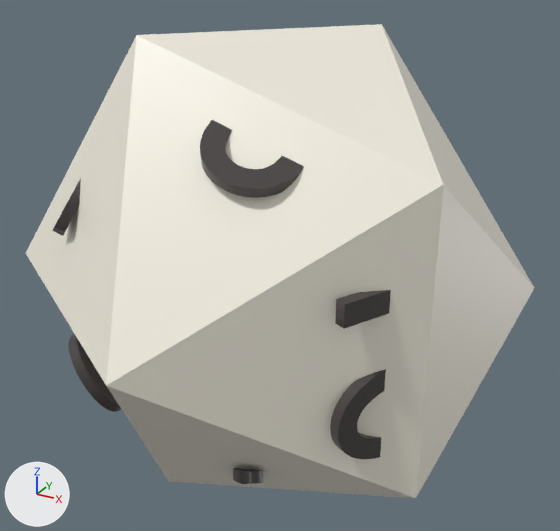
A saved change to the glTF model priv/assets/d10.glb.
The view is the same before and after, from a 50 mm lens placed at (1.371, -2.389, 1.225), pointed at (0.04, 0.03, 0.015). Every picture has the same lights, and +X, +Y and +Z are marked at lower left. The older version comes first. Where no turn or scale is listed for an object, it has been applied to the vertices. Vertices at exactly the same position are counted once.

The scene before the commit, as lines of its bpy script (objects in view):
```python
ob_d10 = bpy.data.objects.new('d10', me_d10_mesh)
ob_d10.location = (0.0, 0.0, 0.0)
ob_d10_numeral_1 = bpy.data.objects.new('d10_numeral_1', me_text)
ob_d10_numeral_1.location = (0.543, 0.346, 0.394)
ob_d10_numeral_10 = bpy.data.objects.new('d10_numeral_10', me_text_009)
ob_d10_numeral_10.location = (0.671, -0.346, 0.0)
ob_d10_numeral_6 = bpy.data.objects.new('d10_numeral_6', me_text_005)
ob_d10_numeral_6.location = (0.207, -0.346, 0.638)
ob_d10_numeral_7 = bpy.data.objects.new('d10_numeral_7', me_text_006)
ob_d10_numeral_7.location = (-0.543, -0.346, 0.394)
ob_d10_numeral_8 = bpy.data.objects.new('d10_numeral_8', me_text_007)
ob_d10_numeral_8.location = (-0.543, -0.346, -0.394)
ob_d10_numeral_9 = bpy.data.objects.new('d10_numeral_9', me_text_008)
ob_d10_numeral_9.location = (0.207, -0.346, -0.638)
```
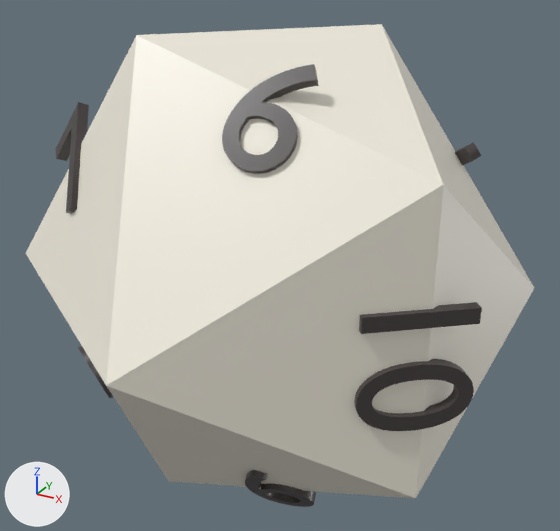
Where the newer file only moved an object's origin or applied its transform, the numbers keep the older frame.

What changed in the scene script:
```text
Change me_text:
    remove me_text.from_pydata(...)  # 8 vertices, 12 faces; spans x -0.15..0.127, y -0.222..0.281, z -0.125..0.106
    add me_text.from_pydata(...)  # 8 vertices, 12 faces; spans x -0.122..0.167, y -0.095..0.171, z -0.099..0.131
    me_text part 1
    me_text.vertices[0].co: (0.081, -0.204, 0.106) -> (0.135, -0.064, 0.131)  # not seen -> pixel (473, 142)
    me_text.vertices[1].co: (-0.122, 0.281, -0.041) -> (-0.101, 0.171, -0.041)
    me_text.vertices[2].co: (-0.075, 0.281, -0.104) -> (-0.07, 0.171, -0.085)
    me_text.vertices[3].co: (0.127, -0.204, 0.043) -> (0.167, -0.064, 0.087)  # not seen -> pixel (481, 155)
    me_text.vertices[4].co: (0.052, -0.222, 0.085) -> (0.115, -0.095, 0.116)  # not seen -> pixel (465, 147)
    me_text.vertices[5].co: (-0.15, 0.262, -0.062) -> (-0.122, 0.14, -0.056)
    me_text.vertices[6].co: (-0.104, 0.262, -0.125) -> (-0.09, 0.14, -0.099)
    me_text.vertices[7].co: (0.098, -0.222, 0.022) -> (0.147, -0.095, 0.072)  # not seen -> pixel (472, 160)
Change me_text_005:
    remove me_text_005.from_pydata(...)  # 242 vertices, 484 faces; spans x -0.172..0.159, y -0.229..0.287, z -0.143..0.137
    add me_text_005.from_pydata(...)  # 242 vertices, 484 faces; spans x -0.112..0.126, y -0.146..0.127, z -0.104..0.203
    me_text_005 part 2: the whole mesh is multiplied about its middle by the matrix ((0.698, 0.058, 0.034), (-0.153, 0.74, -0.471), (0.034, 0.18, 0.791)), then moved by (0.018, -0.029, 0.049)
Change me_text_006:
    remove me_text_006.from_pydata(...)  # 12 vertices, 20 faces; spans x -0.222..0.074, y -0.229..0.281, z -0.17..0.248
    add me_text_006.from_pydata(...)  # 12 vertices, 20 faces; spans x -0.244..0.059, y -0.146..0.123, z -0.119..0.237
    me_text_006 part 3: 12 of 12 vertices moved; they spanned x -0.222..0.074, y -0.229..0.281, z -0.17..0.248 and now span x -0.244..0.059, y -0.146..0.123, z -0.119..0.237; mean shift (-0.036, -0.07, 0.041)
Change me_text_007:
    remove me_text_007.from_pydata(...)  # 384 vertices, 772 faces; spans x -0.187..0.166, y -0.229..0.287, z -0.19..0.183
    add me_text_007.from_pydata(...)  # 384 vertices, 772 faces; spans x -0.211..0.111, y -0.146..0.127, z -0.186..0.119
    me_text_007 part 4: the whole mesh is multiplied about its middle by the matrix ((0.763, -0.153, 0.055), (0.401, 0.74, 0.291), (0.055, -0.111, 0.727)), then moved by (-0.039, -0.036, -0.029)
Change me_text_008:
    remove me_text_008.from_pydata(...)  # 266 vertices, 532 faces; spans x -0.153..0.191, y -0.229..0.287, z -0.168..0.14
    add me_text_008.from_pydata(...)  # 266 vertices, 532 faces; spans x -0.088..0.158, y -0.146..0.127, z -0.22..0.106
    me_text_008 part 5: the whole mesh is multiplied about its middle by the matrix ((0.698, 0.058, -0.034), (-0.153, 0.74, 0.471), (-0.034, -0.18, 0.791)), then moved by (0.01, -0.041, -0.046)
Change me_text_009:
    remove me_text_009.from_pydata(...)  # 200 vertices, 396 faces; spans x -0.131..0.161, y -0.229..0.287, z -0.376..0.238
    add me_text_009.from_pydata(...)  # 200 vertices, 396 faces; spans x -0.1..0.225, y -0.146..0.127, z -0.259..0.164
    me_text_009 part 6: the whole mesh is multiplied about its middle by the matrix ((0.802, 0.189, 0.0), (-0.496, 0.74, 0.0), (0.0, 0.0, 0.687)), then moved by (0.048, -0.039, 0.021)
```

Pixel boxes (x1, y1, x2, y2) of what changed, in the pictures (560 x 531 px):
'd10_numeral_10', reshaped: before (330, 290, 391, 459); after (354, 302, 482, 431)
'd10_numeral_6', reshaped: before (200, 120, 304, 198); after (222, 64, 319, 174)
'd10_numeral_7', reshaped: before (52, 178, 81, 236); after (55, 102, 89, 214)
'd10_numeral_9', reshaped: before (233, 468, 264, 484); after (245, 470, 316, 507)
'd10_numeral_8', reshaped: before (68, 334, 121, 412); after (78, 345, 113, 398)
'd10_numeral_1', reshaped (not visible before): after (455, 142, 481, 165)
